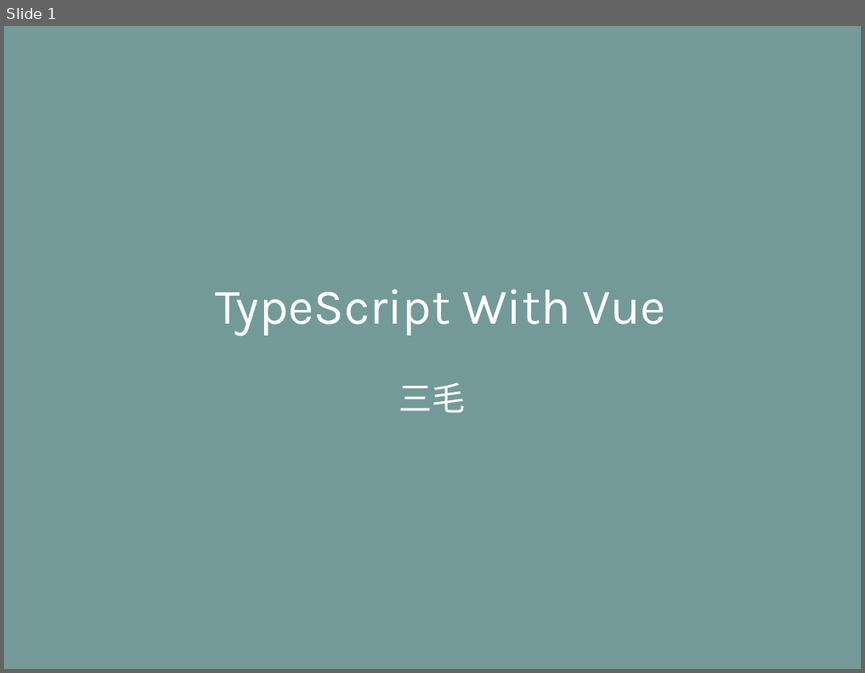
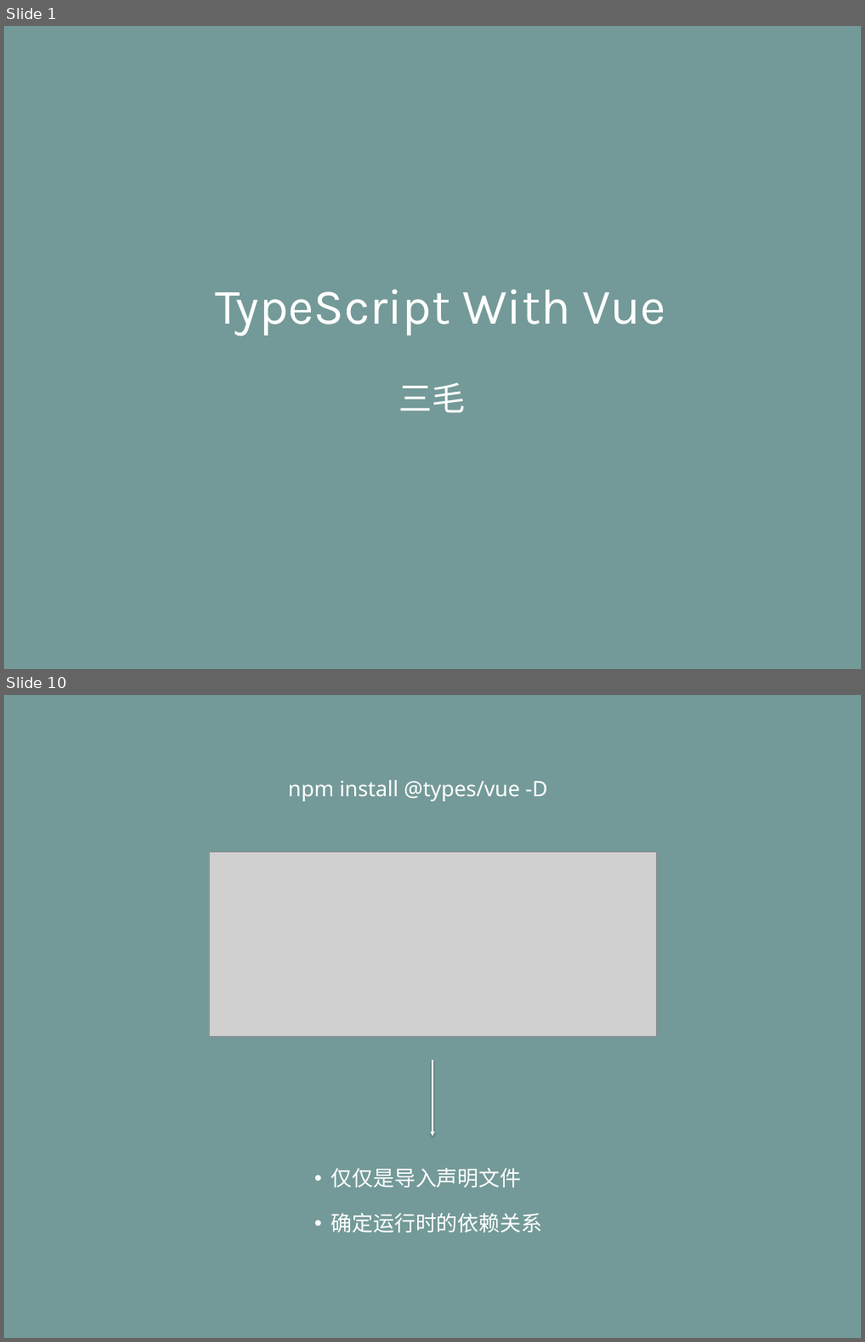
Before and after one commit to life0727/blog, a slide deck: ppt/typescript（三）.pptx. Shown one above the other, each under a label of ours: slide 1 before the commit, slides 1 and 10 after it; the slides between them are not shown. The pictures are 865x673 and 865x1342 pixels, drawn with LibreOffice and Linux fonts; fonts in the diff are those of the drawing; grey boxes stand for pictures. Boxes give left, top, right and bottom in pixels: in the first picture for what was removed or moved away, otherwise in the second. Text is boxed around its words. In the diff, an @@ line names an element or a change of style, - is before the commit and + after.

```diff
--- a/ppt/typescript（三）.pptx
+++ b/ppt/typescript（三）.pptx
@@ slide 10 added at [4,695,861,1338], background #739A98 @@
@@ text added at [288,780,547,801], 28 pt, text #FFFFFF @@
+npm install @types/vue -D
@@ picture added at [209,851,656,1037] @@
@@ arrow added from (432, 1060) to (432, 1135), #FFFFFF 2 pt @@
@@ text added at [331,1168,522,1187], 28 pt, text #FFFFFF @@
+• 仅仅是导入声明文件
@@ text added at [331,1213,543,1232], 28 pt, text #FFFFFF @@
+• 确定运行时的依赖关系
```
Also in this commit, not shown: 4 slides changed, 6 other slides added.
